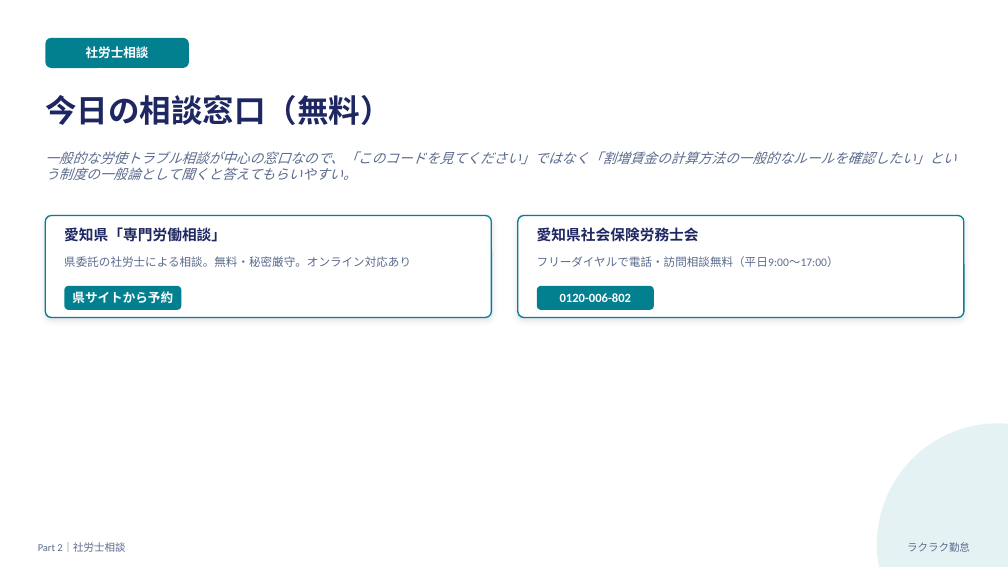
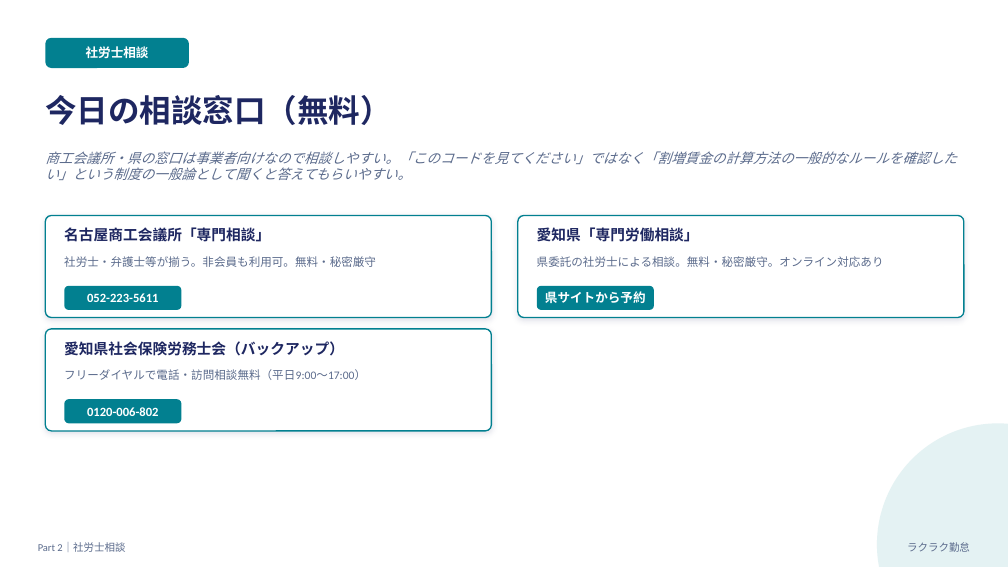
Before and after one commit to biccuri5086-hash/rakuraku-kintai, a slide deck: slide 14 of らくらく勤怠/specs/相談資料_弁護士社労士.pptx. Drawn at 1008x567 pixels with LibreOffice and Linux fonts; fonts in the diff are those of the drawing. Boxes give left, top, right and bottom in pixels: in the first picture for what was removed or moved away, otherwise in the second. Text is boxed around its words. In the diff, an @@ line names an element or a change of style, - is before the commit and + after.

```diff
--- a/らくらく勤怠/specs/相談資料_弁護士社労士.pptx
+++ b/らくらく勤怠/specs/相談資料_弁護士社労士.pptx
@@ text at (45, 151, 957, 180): text changed @@
-一般的な労使トラブル相談が中心の窓口なので、「このコードを見てください」ではなく「割増賃金の計算方法の一般的なルールを確認したい」という制度の一般論として聞くと答えてもらいやすい。
+商工会議所・県の窓口は事業者向けなので相談しやすい。「このコードを見てください」ではなく「割増賃金の計算方法の一般的なルールを確認したい」という制度の一般論として聞くと答えてもらいやすい。
@@ text at (64, 227, 270, 242): text changed @@
-愛知県「専門労働相談」
+名古屋商工会議所「専門相談」
@@ text at (537, 227, 699, 242): text changed @@
-愛知県社会保険労務士会
+愛知県「専門労働相談」
@@ text at (64, 256, 376, 267): text changed @@
-県委託の社労士による相談。無料・秘密厳守。オンライン対応あり
+社労士・弁護士等が揃う。非会員も利用可。無料・秘密厳守
@@ text at (537, 256, 884, 267): text changed @@
-フリーダイヤルで電話・訪問相談無料（平日9:00〜17:00）
+県委託の社労士による相談。無料・秘密厳守。オンライン対応あり
@@ text at (87, 293, 158, 302): text changed @@
-県サイトから予約
+052-223-5611
@@ text at (545, 291, 646, 303): text changed @@
-0120-006-802
+県サイトから予約
@@ rounded rectangle added at (45, 329, 492, 431), fill #FFFFFF, outline #028090 1.25 pt @@
@@ text added at (64, 341, 344, 356), 14 pt, text #1E2761, bold @@
+愛知県社会保険労務士会（バックアップ）
@@ text added at (64, 369, 366, 380), 11 pt, text #5B6B8C @@
+フリーダイヤルで電話・訪問相談無料（平日9:00〜17:00）
@@ rounded rectangle added at (64, 399, 181, 423), fill #028090 @@
@@ text added at (87, 407, 158, 416), 12 pt, text #FFFFFF, bold @@
+0120-006-802
```
Also in this commit, not shown: 1 other slide changed, 3 other files.
